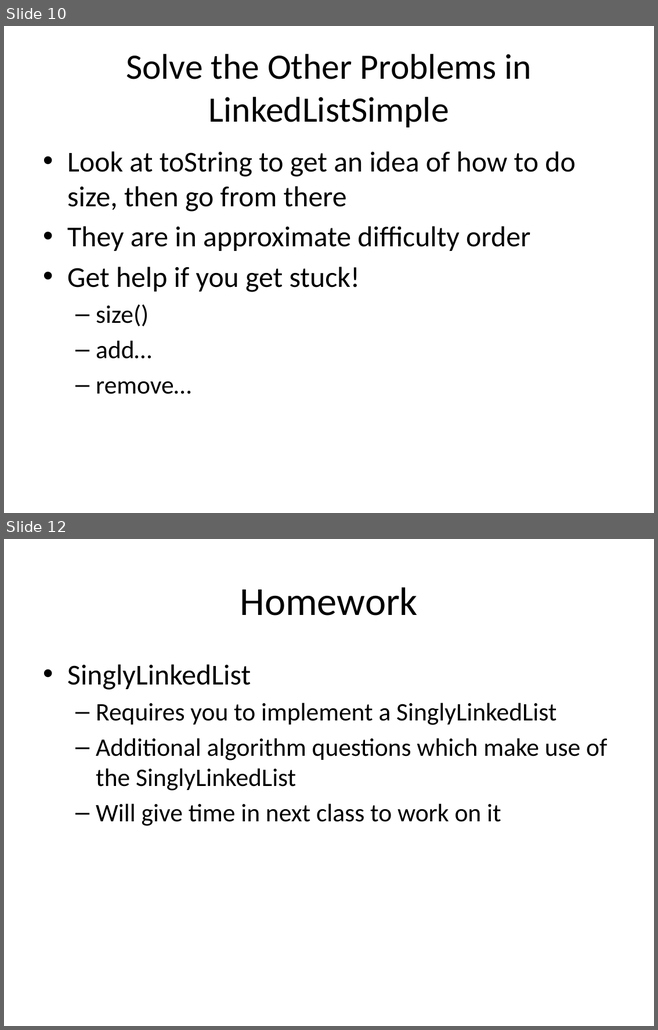
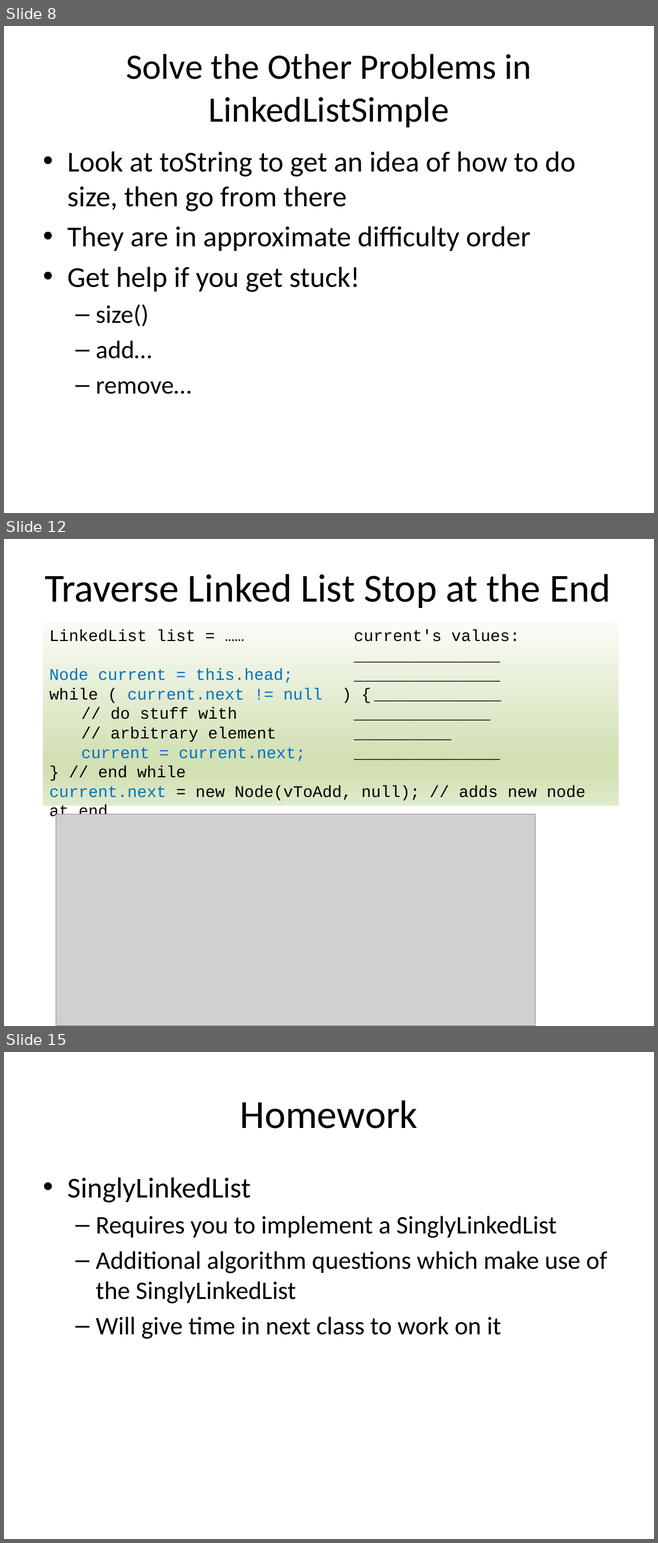
Before and after one commit to RHIT-CSSE/csse220, a slide deck: ClassMaterials/LinkedLists/Slides/LinkedLists.pptx. Shown one above the other, each under a label of ours: slides 10 and 12 before the commit, slides 8, 12 and 15 after it; the slides between them are not shown. The pictures are 658x1030 and 658x1543 pixels, drawn with LibreOffice and Linux fonts; fonts in the diff are those of the drawing; grey boxes stand for pictures. Boxes give left, top, right and bottom in pixels: in the first picture for what was removed or moved away, otherwise in the second. Text is boxed around its words. In the diff, an @@ line names an element or a change of style, - is before the commit and + after.

```diff
--- a/ClassMaterials/LinkedLists/Slides/LinkedLists.pptx
+++ b/ClassMaterials/LinkedLists/Slides/LinkedLists.pptx
@@ slide 12 added at box(4, 539, 654, 1026), background #FFFFFF @@
@@ title added at box(45, 574, 610, 608), 44 pt, text #000000 @@
+Traverse Linked List Stop at the End
@@ rectangle added at box(43, 622, 619, 806), fill gradient #FAFCF7 to #D2E0B4 to #E1EBCD, 18 pt, text #000000 @@
+LinkedList list = …… current's values:
+_______________
+Node current = this.head; _______________
+while ( current.next != null ) { _____________
+// do stuff with ______________
+// arbitrary element __________
+current = current.next; _______________
+} // end while
+current.next = new Node(vToAdd, null); // adds new node at end
@@ picture added at box(56, 815, 535, 1026) @@
@@ what was slide 10 is now slide 8 @@
@@ what was slide 12 is now slide 15 @@
```
Also in this commit, not shown: 8 slides changed, 8 other slides added, 3 slides removed.
